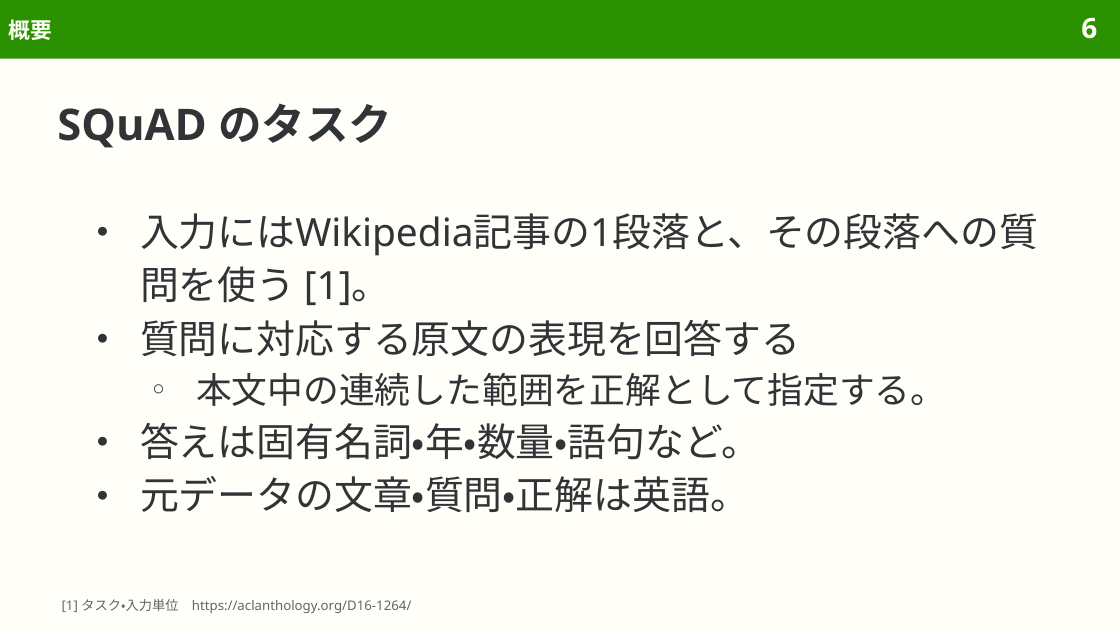
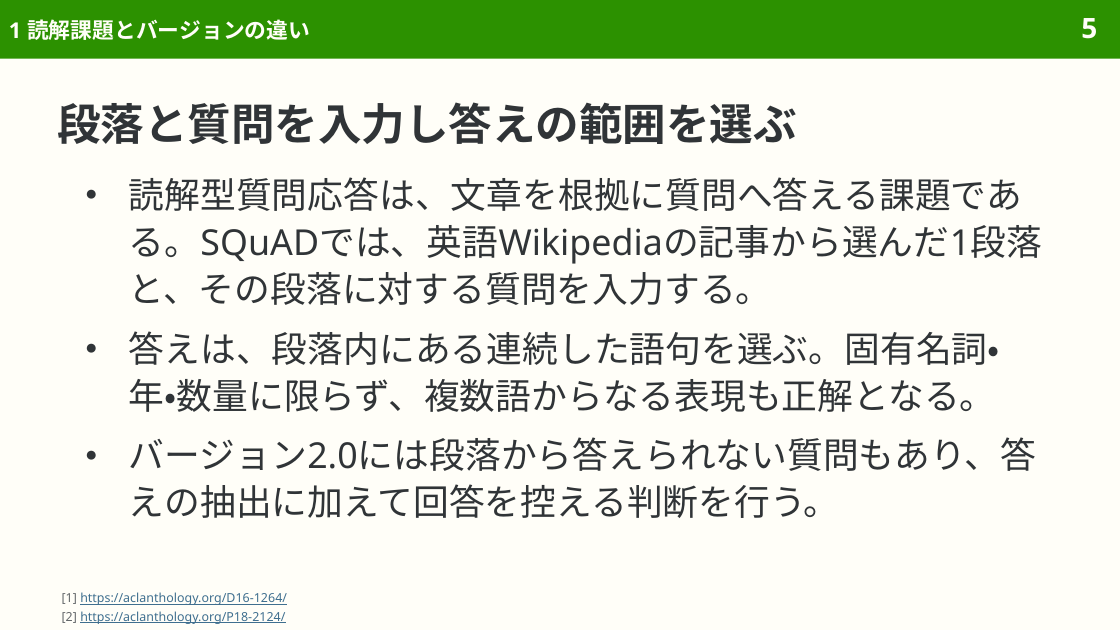
Before and after one commit to sasakiy84/datasets-in-10-minutes, a slide deck: slide 5 of slides/datasets-in-10-minutes-squad.pptx (slide 6 before the commit). Drawn at 1120x630 pixels with LibreOffice and Linux fonts; fonts in the diff are those of the drawing. Boxes give left, top, right and bottom in pixels: in the first picture for what was removed or moved away, otherwise in the second. Text is boxed around its words. In the diff, an @@ line names an element or a change of style, - is before the commit and + after.

```diff
--- a/slides/datasets-in-10-minutes-squad.pptx
+++ b/slides/datasets-in-10-minutes-squad.pptx
@@ title at [9,19,310,40]: text changed @@
-概要
+1 読解課題とバージョンの違い
@@ page number at [1081,18,1097,39]: text changed @@
-6
+5
@@ title at [57,102,796,144]: text changed @@
-SQuAD のタスク
+段落と質問を入力し答えの範囲を選ぶ
@@ text at [129,177,1042,518]: text changed; size 25 to 23 pt @@
-● 入力にはWikipedia記事の1段落と、その段落への質問を使う [1]。
-● 質問に対応する原文の表現を回答する
-  ○ 本文中の連続した範囲を正解として指定する。
-● 答えは固有名詞・年・数量・語句など。
-● 元データの文章・質問・正解は英語。
+● 読解型質問応答は、文章を根拠に質問へ答える課題である。SQuADでは、英語Wikipediaの記事から選んだ1段落と、その段落に対する質問を入力する。
+● 答えは、段落内にある連続した語句を選ぶ。固有名詞・年・数量に限らず、複数語からなる表現も正解となる。
+● バージョン2.0には段落から答えられない質問もあり、答えの抽出に加えて回答を控える判断を行う。
@@ text at [62,592,287,624]: text changed; size 8.5 to 8 pt; text colour #626669 to #3F6F8F @@
-[1] タスク・入力単位 https://aclanthology.org/D16-1264/
+[1] https://aclanthology.org/D16-1264/
+[2] https://aclanthology.org/P18-2124/
```
Also in this commit, not shown: 96 other slides changed, 11 slides added, 1 slide removed, 12 other files.
